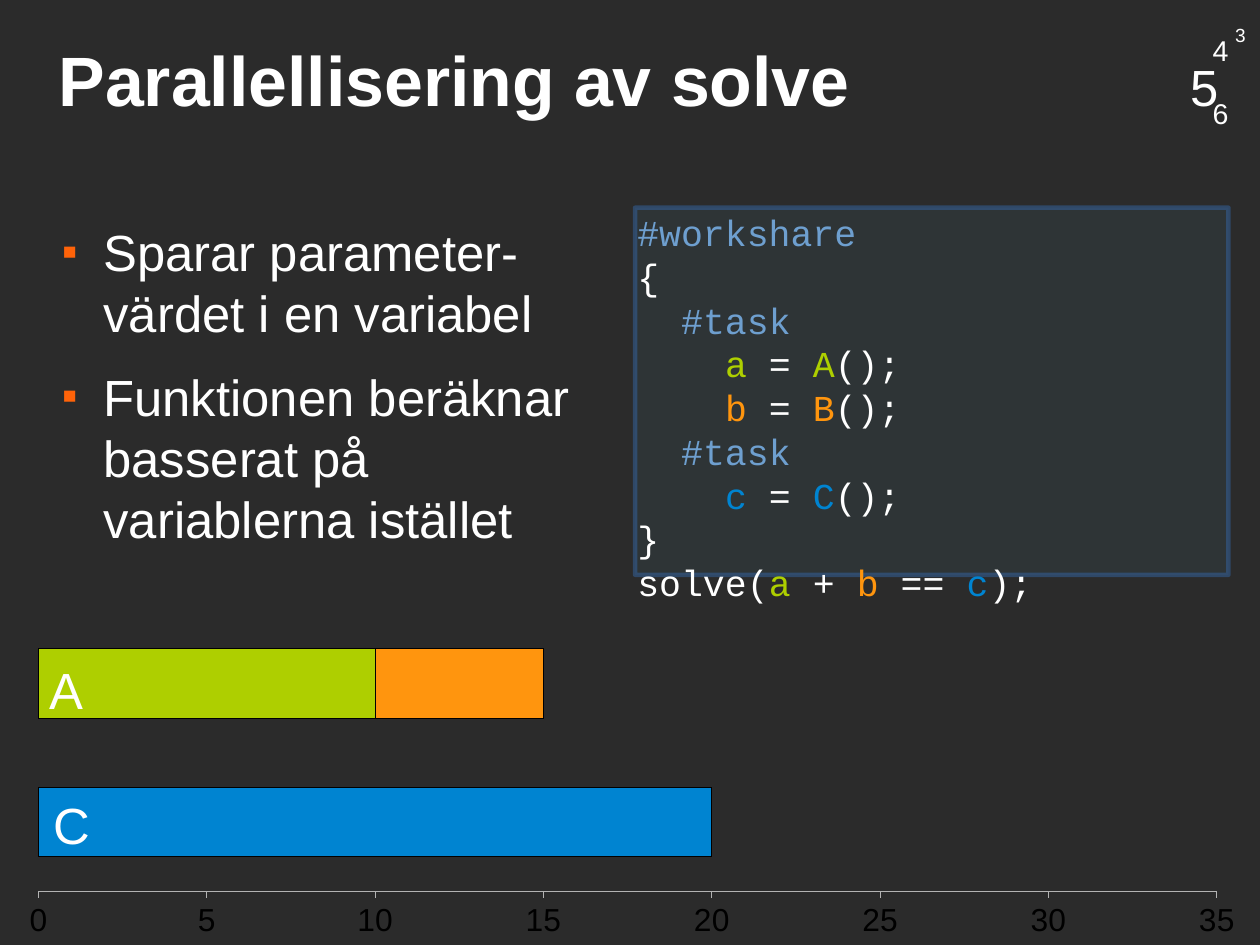
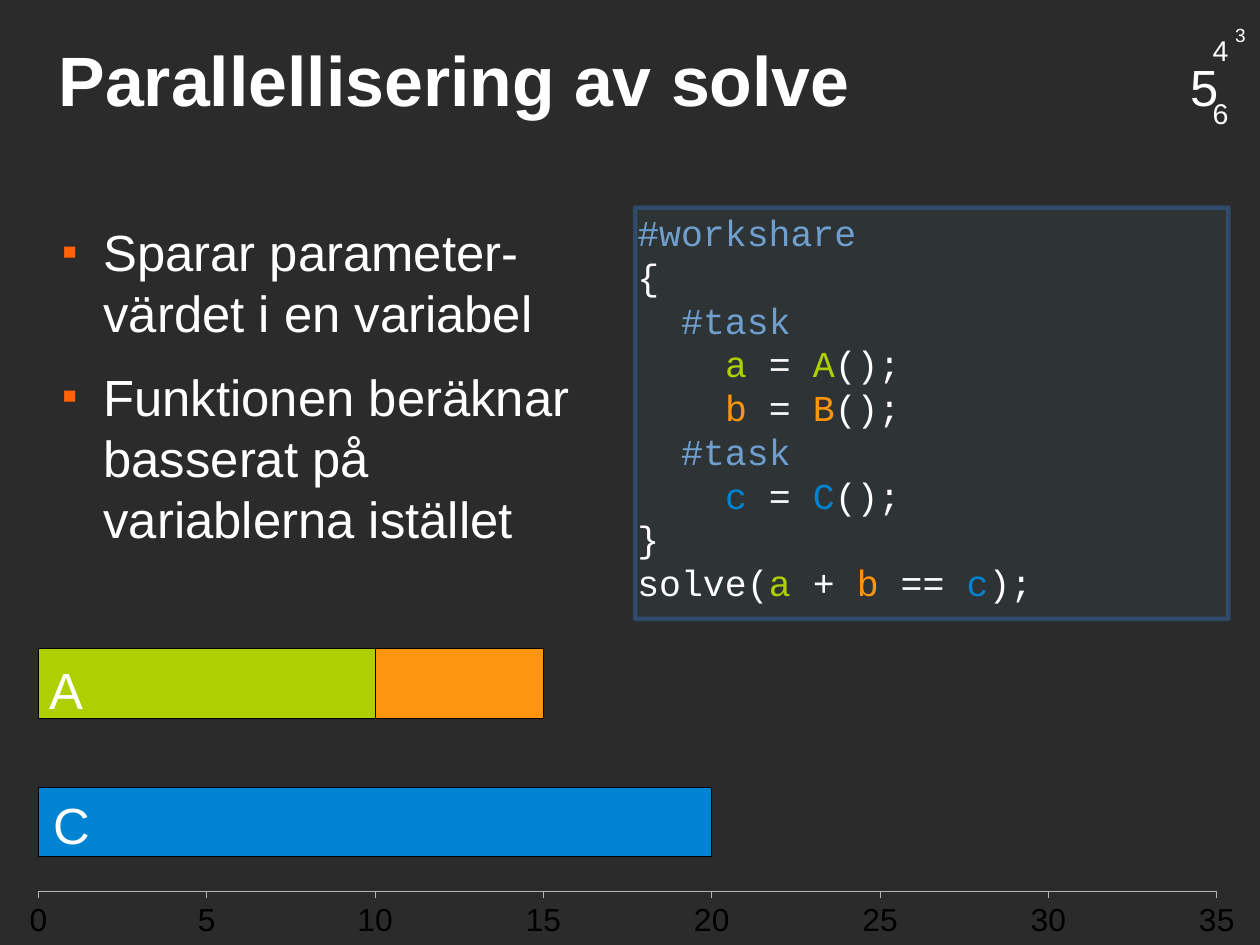
Before and after one commit to saifthe1/openfoam-openmp, a slide deck: slide 15 of presentation/pres.odp. Drawn at 1260x945 pixels with LibreOffice and Linux fonts; fonts in the diff are those of the drawing; background and template pictures are left out; a plain dark background stands for a picture behind light text. Boxes give left, top, right and bottom in pixels: in the first picture for what was removed or moved away, otherwise in the second. Text is boxed around its words. In the diff, an @@ line names an element or a change of style, - is before the commit and + after.

```diff
--- a/presentation/pres.odp
+++ b/presentation/pres.odp
@@ text "#workshare { #task a = ...": place and size @@
-text "#workshare { #task a = ..." at [636,208,1229,587]
+text "#workshare { #task a = ..." at [636,208,1229,630]
```
Also in this commit, not shown: 2 other slides changed.
